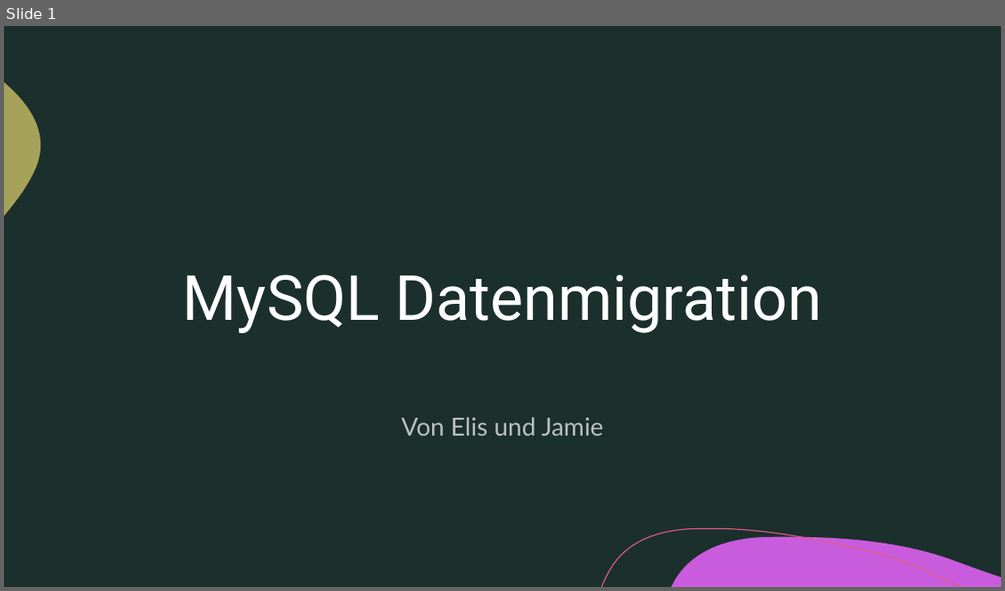
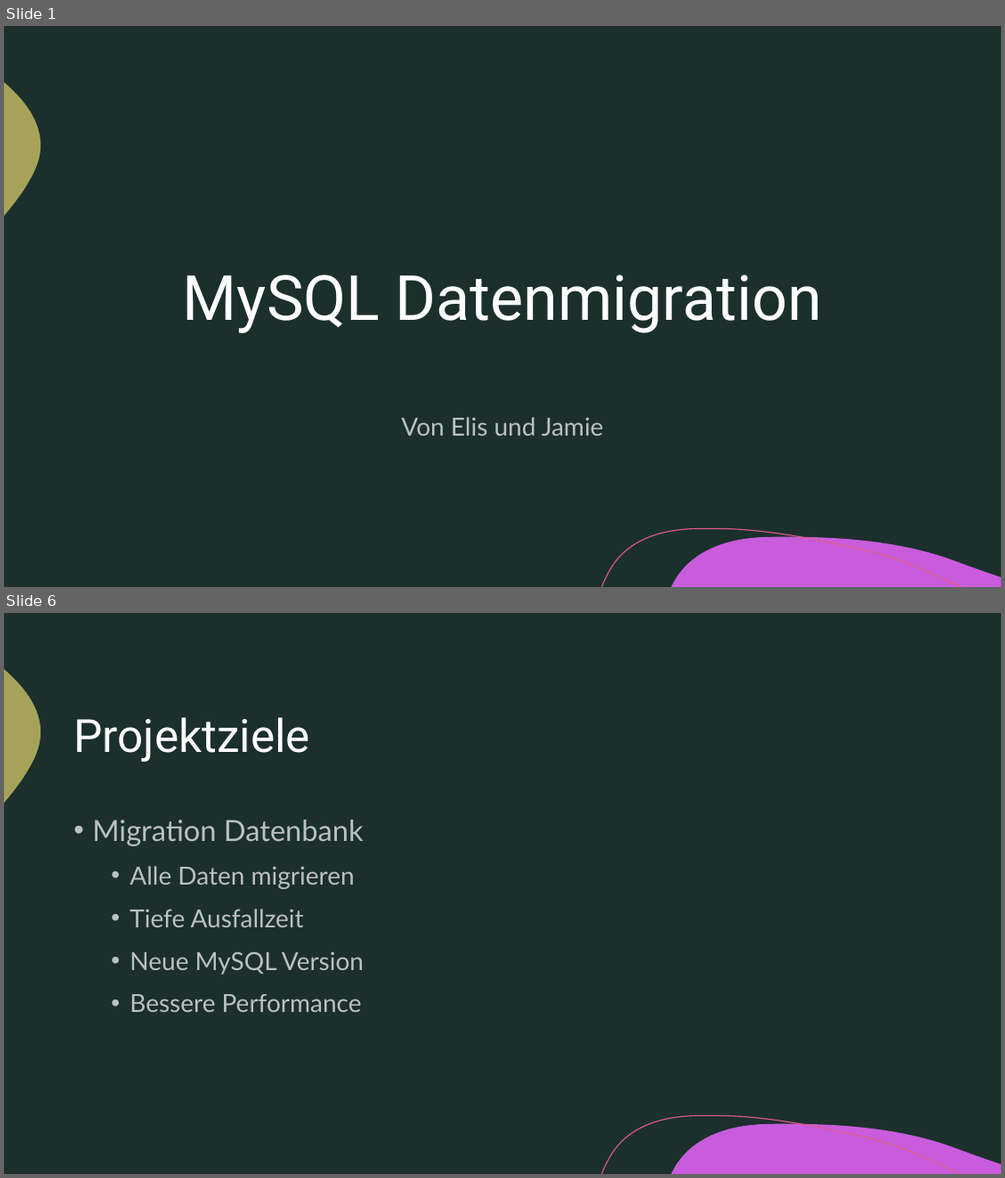
Before and after one commit to phonkd/gibb, a slide deck: 158/docs/MySQLDatenmigration.pptm. Shown one above the other, each under a label of ours: slide 1 before the commit, slides 1 and 6 after it; the slides between them are not shown. The pictures are 1005x591 and 1005x1178 pixels, drawn with LibreOffice and Linux fonts; fonts in the diff are those of the drawing. Boxes give left, top, right and bottom in pixels: in the first picture for what was removed or moved away, otherwise in the second. Text is boxed around its words. In the diff, an @@ line names an element or a change of style, - is before the commit and + after.

```diff
--- a/158/docs/MySQLDatenmigration.pptm
+++ b/158/docs/MySQLDatenmigration.pptm
@@ slide 6 added at (x1=4, y1=613, x2=1001, y2=1174), background #1B2F2C; not listed: 3 template elements that a slide beside it also shows @@
@@ title added at (x1=73, y1=717, x2=310, y2=762), 44 pt, text #FFFFFF @@
+Projektziele
@@ text added at (x1=92, y1=819, x2=364, y2=1012), 24 pt, text #FFFFFF at 70% opacity @@
+• Migration Datenbank
+  • Alle Daten migrieren
+  • Tiefe Ausfallzeit
+  • Neue MySQL Version
+  • Bessere Performance
```
Also in this commit, not shown: 12 other slides added, 3 other files.
